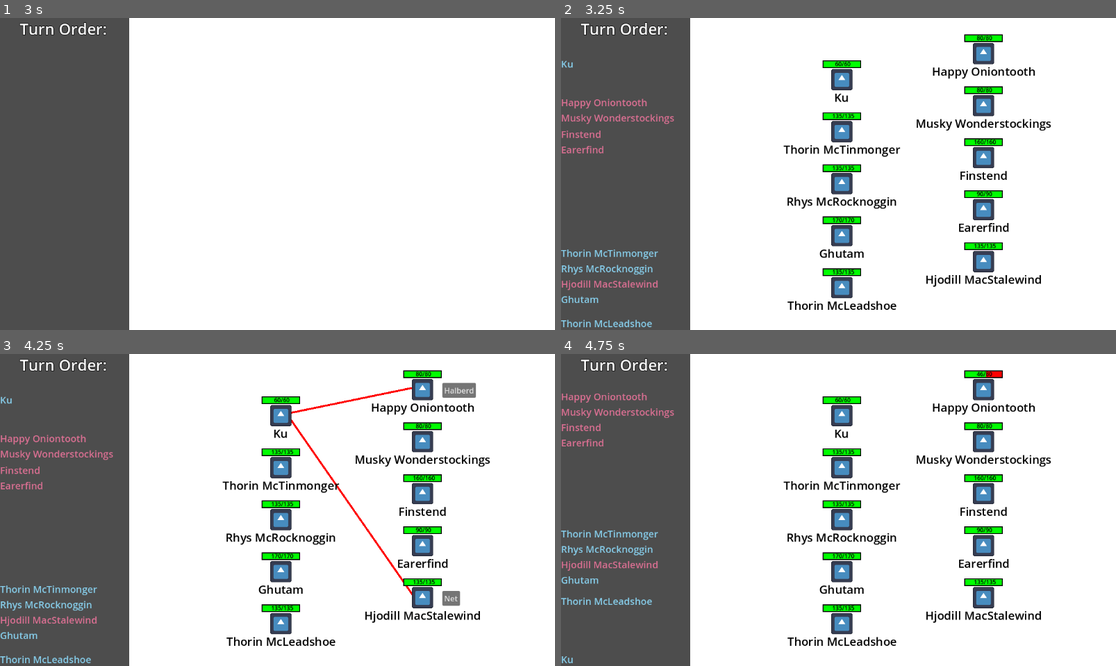
Above: before the commit, frames 1-4 (two rows, left to right).
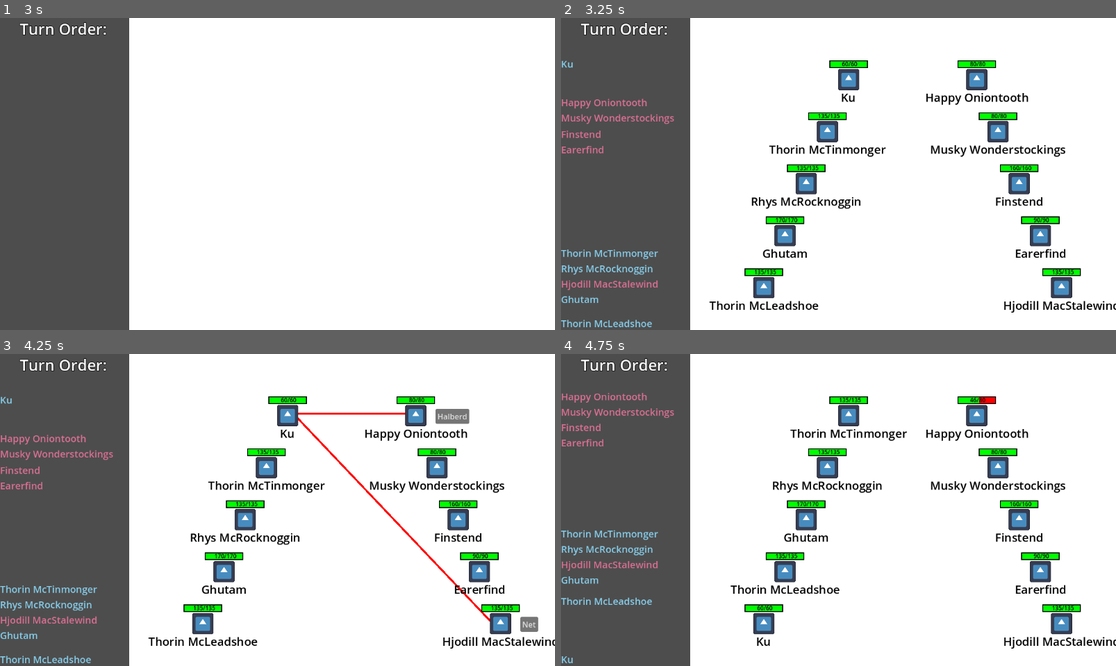
Above: after the commit, the same moments.

Repository: Habidakus/wild-jam-78-erase
Game: Godot game, scene res://Scenes/main.tscn
Two runs of this game, one before a commit and one after it. Both use one fixed random seed, a clock stepped at 60 frames per second and the inputs below. The engine's default icon, where the game draws it, is replaced by a stand-in: a white triangle on a blue panel in a dark square.
Inputs (mouse positions are in pixels of both pictures, inside the frame that each line leads up to):
- Up to frame 1 (3 s): tap Enter at 0.5, 2, 2.75 s; move the mouse to (399, 158) at 0.52 s; click (399, 158) at 0.67 s; click "Play" at 1.25 s; move the mouse to (166, 189) at 2.02 s; click (166, 189) at 2.17 s; move the mouse to (333, 105) at 2.77 s; click (333, 105) at 2.92 s
- Up to frame 2 (3.25 s): no input
- Up to frame 3 (4.25 s): tap Space at 3.5 s; move the mouse to (249, 572) at 3.52 s; click (249, 572) at 3.67 s
- Up to frame 4 (4.75 s): click "Halberd" at 4.25 s

Frame 1 is identical in both runs. In frame 2, 12% of the frame differs, in the area x 26-100%, y 5-95%; in frame 3, 13%; in frame 4, 12%.

Commit message:
Better presentation on the arena screen

Diff:
--- a/Scripts/game.gd
+++ b/Scripts/game.gd
@@ -220,32 +220,74 @@
 	battle_space_figures.clear()
 
 func update_battle_space() -> void:
+	var display_order : Array
+	for unit : UnitStats in game_state.units:
+		display_order.append([unit.id, unit.next_attack, unit.is_alive(), unit.side])
+	display_order.sort_custom(func(a, b) :
+		if a[2] != b[2]:
+			return a[2]
+		if a[1] != b[1]:
+			return a[1] < b[1]
+		return a[0] < b[0]
+	)
+
+	var hero_alive_rank : int = 0
+	var foe_alive_rank : int = 0
+	var hero_dead_rank : int = 0
+	var foe_dead_rank : int = 0
+	var screen_location : Dictionary # <unit ID, rank>
+	for entry in display_order:
+		if entry[3] == UnitStats.Side.HUMAN:
+			if entry[2]: # Alive
+				screen_location[entry[0]] = hero_alive_rank
+				hero_alive_rank += 1
+			else:
+				screen_location[entry[0]] = hero_dead_rank
+				hero_dead_rank += 1
+		else:
+			if entry[2]: # Alive
+				screen_location[entry[0]] = foe_alive_rank
+				foe_alive_rank += 1
+			else:
+				screen_location[entry[0]] = foe_dead_rank
+				foe_dead_rank += 1
+
 	var arena : ColorRect = find_child("Arena") as ColorRect
-	var hero_count : int = 1
-	var foe_count : int = 1
 	for unit : UnitStats in game_state.units:
 		if !battle_space_figures.has(unit.id):
 			var unit_graphics : UnitGraphics = UnitGraphics.create(unit)
-			var unit_name : String = unit.unit_name
-			if unit_name.begins_with("HUMAN/"):
-				unit_name = unit_name.substr(6)
-			elif unit_name.begins_with("COMPUTER/"):
-				unit_name = unit_name.substr(9)
-			unit_graphics.set_unit_name(unit_name)
+			unit_graphics.set_unit_name(unit.unit_name)
 			battle_space_figures[unit.id] = unit_graphics
 			arena.add_child(unit_graphics)
-			var column_width : float = arena.size.x / 3.0
-			var row_height : float = arena.size.y / ((game_state.units.size() / 2.0) + 1)
-			unit_graphics.position.x = column_width if unit.side == UnitStats.Side.HUMAN else column_width * 2
-			if unit.side == UnitStats.Side.HUMAN:
-				unit_graphics.position.y = hero_count * row_height
-				hero_count += 1
-			else:
-				unit_graphics.position.y = (foe_count - 0.5) * row_height
-				foe_count += 1
+			print("Adding #" + str(unit.id) + ": hero=" + str(unit.side == UnitStats.Side.HUMAN) + " rank="+ str(screen_location[unit.id]) + " alive=" + str(unit.is_alive()))
+			unit_graphics.position = calculate_position(unit.side == UnitStats.Side.HUMAN, screen_location[unit.id], unit.is_alive(), arena.size)
 	for unit : UnitStats in game_state.units:
 		var unit_graphics : UnitGraphics = battle_space_figures[unit.id]
 		unit_graphics.set_health(unit)
+		unit_graphics.position = calculate_position(unit.side == UnitStats.Side.HUMAN, screen_location[unit.id], unit.is_alive(), arena.size)
+
+func calculate_position(is_hero : bool, rank : int, is_alive : bool, arena_size : Vector2) -> Vector2:
+	var ret_val : Vector2 = Vector2.ZERO
+	var column_width : float = arena_size.x / 5.0
+	var row_count : float = (game_state.units.size() / 2.0) + 1.0
+	var row_height : float = arena_size.y / row_count
+	if is_alive:
+		# graphics are placed in a triangle, with the next to go near the top, angled towards each other
+		if is_hero:
+			ret_val.x = 1.75 - (float(rank) / 4.0)
+		else:
+			ret_val.x = 3.25 + (float(rank) / 4.0)
+		ret_val.y = rank + 1
+	else:
+		if is_hero:
+			ret_val.x = 0.5
+		else:
+			ret_val.x = 4.5
+		ret_val.y = row_count - (rank + 1)
+	ret_val.x *= column_width
+	ret_val.y *= row_height
+	return ret_val
+
 
 func setup_game_state() -> void:
 	assert(game_state == null)
